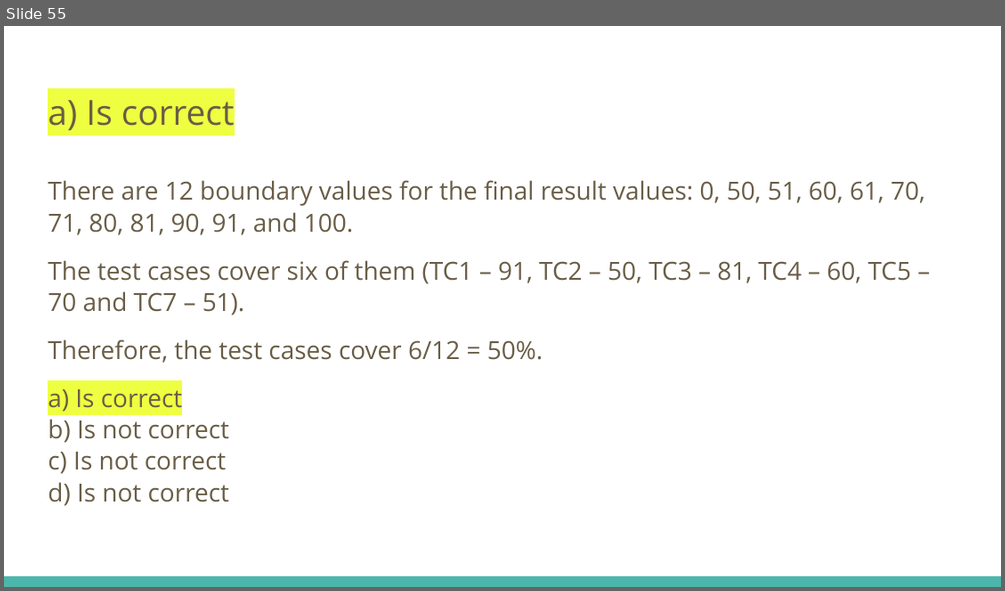
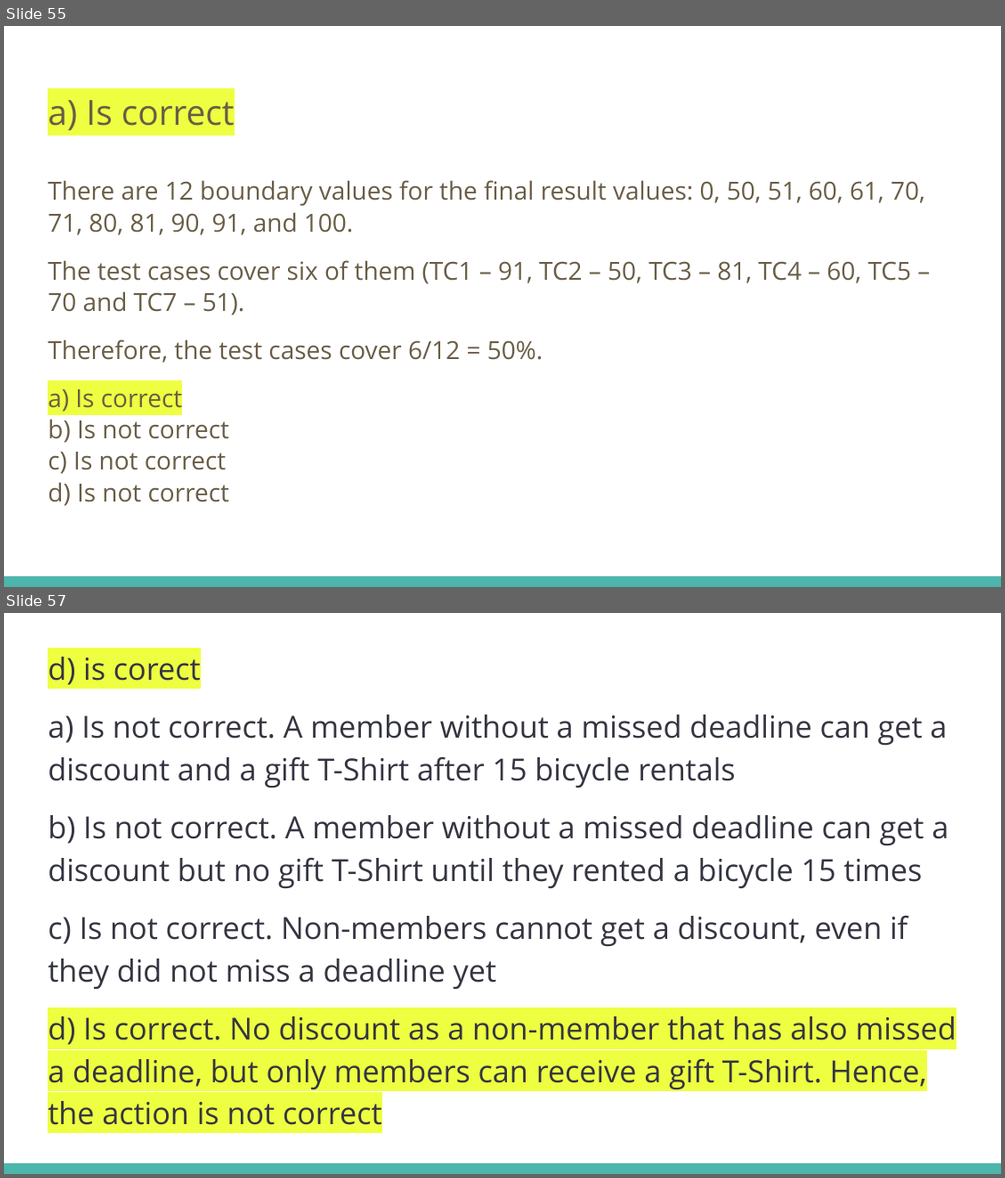
Before and after one commit to fawadmalik/istqb, a slide deck: ISTQB Foundation Level Preparation.pptx. Shown one above the other, each under a label of ours: slide 55 before the commit, slides 55 and 57 after it; the slides between them are not shown. The pictures are 1005x591 and 1005x1178 pixels, drawn with LibreOffice and Linux fonts; fonts in the diff are those of the drawing. Boxes give left, top, right and bottom in pixels: in the first picture for what was removed or moved away, otherwise in the second. Text is boxed around its words. In the diff, an @@ line names an element or a change of style, - is before the commit and + after.

```diff
--- a/ISTQB Foundation Level Preparation.pptx
+++ b/ISTQB Foundation Level Preparation.pptx
@@ slide 57 added at [4,613,1001,1174], background #FFFFFF; not listed: 1 template element that a slide beside it also shows @@
@@ text added at [48,657,956,1125], 22 pt, text #343541 @@
+d) is corect
+a) Is not correct. A member without a missed deadline can get a discount and a gift T-Shirt after 15 bicycle rentals
+b) Is not correct. A member without a missed deadline can get a discount but no gift T-Shirt until they rented a bicycle 15 times
+c) Is not correct. Non-members cannot get a discount, even if they did not miss a deadline yet
+d) Is correct. No discount as a non-member that has also missed a deadline, but only members can receive a gift T-Shirt. Hence, the action is not correct
```
Also in this commit, not shown: 1 slide changed, 4 other slides added, 1 slide removed.
